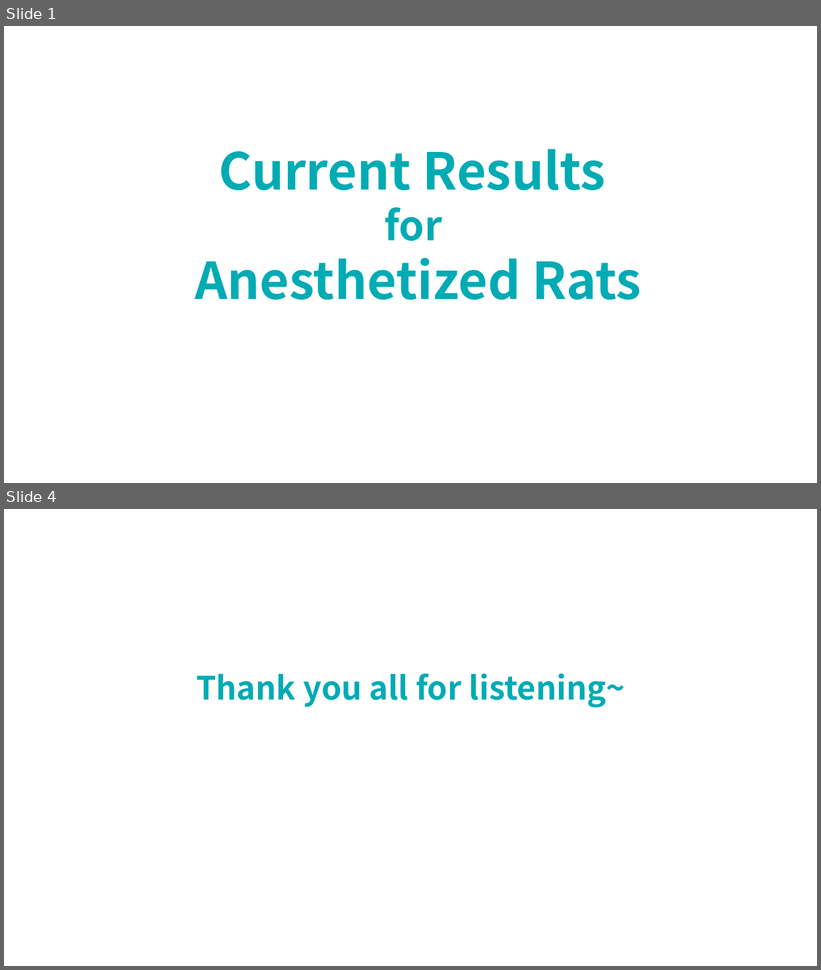
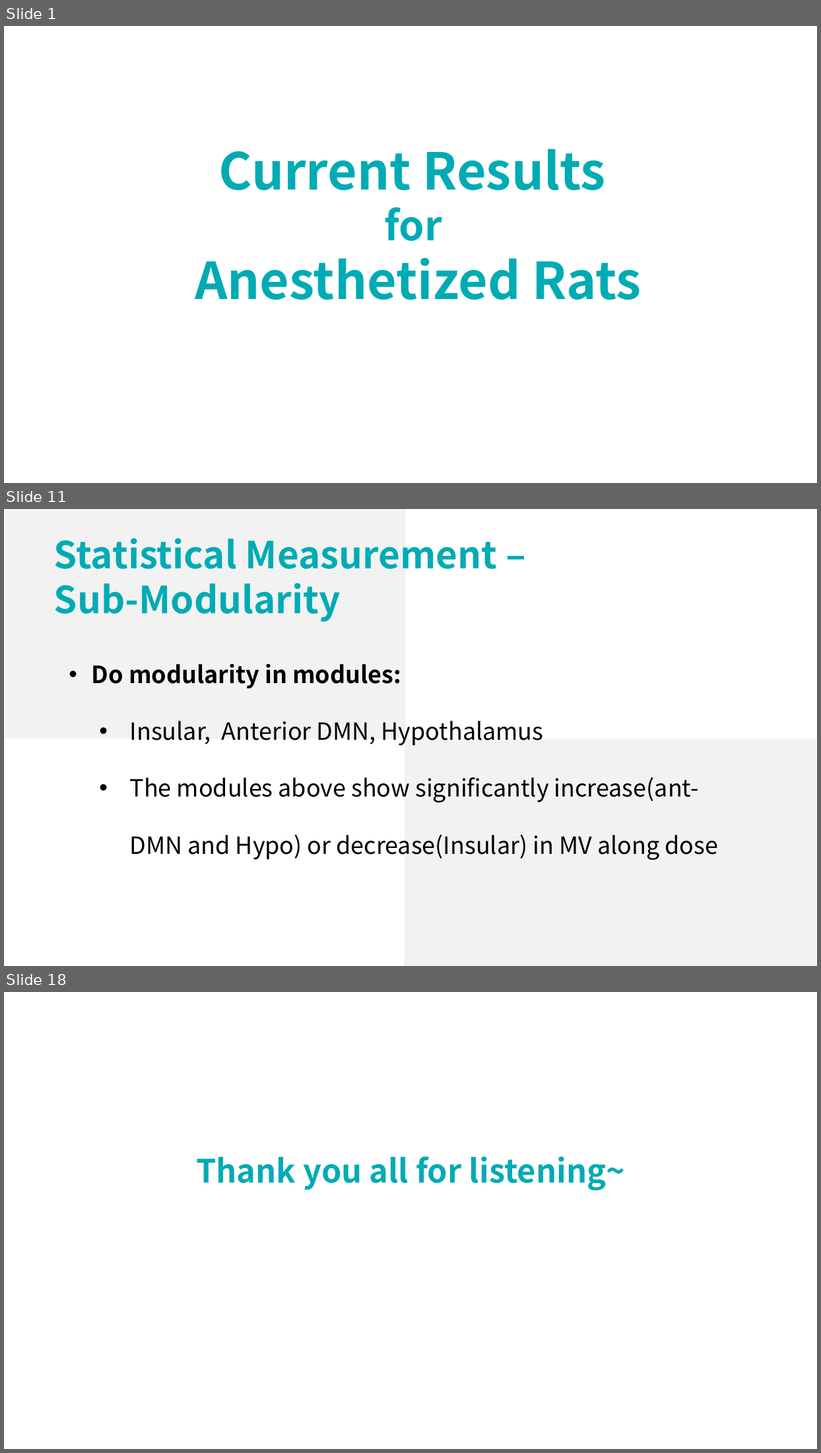
Before and after one commit to lsyoath/sheepy, a slide deck: Work/CurrentResults.pptx. Shown one above the other, each under a label of ours: slides 1 and 4 before the commit, slides 1, 11 and 18 after it; the slides between them are not shown. The pictures are 821x970 and 821x1453 pixels, drawn with LibreOffice and Linux fonts; fonts in the diff are those of the drawing. Boxes give left, top, right and bottom in pixels: in the first picture for what was removed or moved away, otherwise in the second. Text is boxed around its words. In the diff, an @@ line names an element or a change of style, - is before the commit and + after.

```diff
--- a/Work/CurrentResults.pptx
+++ b/Work/CurrentResults.pptx
@@ slide 11 added at [4, 509, 817, 966], background #FFFFFF @@
@@ rectangle added at [5, 509, 405, 739], fill #F2F2F2 @@
@@ text added at [54, 538, 497, 622], 44 pt, text #00ABB4, bold @@
+Statistical Measurement –
+Sub-Modularity
@@ text added at [92, 664, 718, 860], 28 pt, text #000000 @@
+• Do modularity in modules:
+  • Insular, Anterior DMN, Hypothalamus
+  • The modules above show significantly increase(ant-DMN and Hypo) or decrease(Insular) in MV along dose
@@ rectangle added at [405, 739, 816, 966], fill #F2F2F2 @@
@@ what was slide 4 is now slide 18 @@
```
Also in this commit, not shown: 15 other slides added, 2 slides removed.
